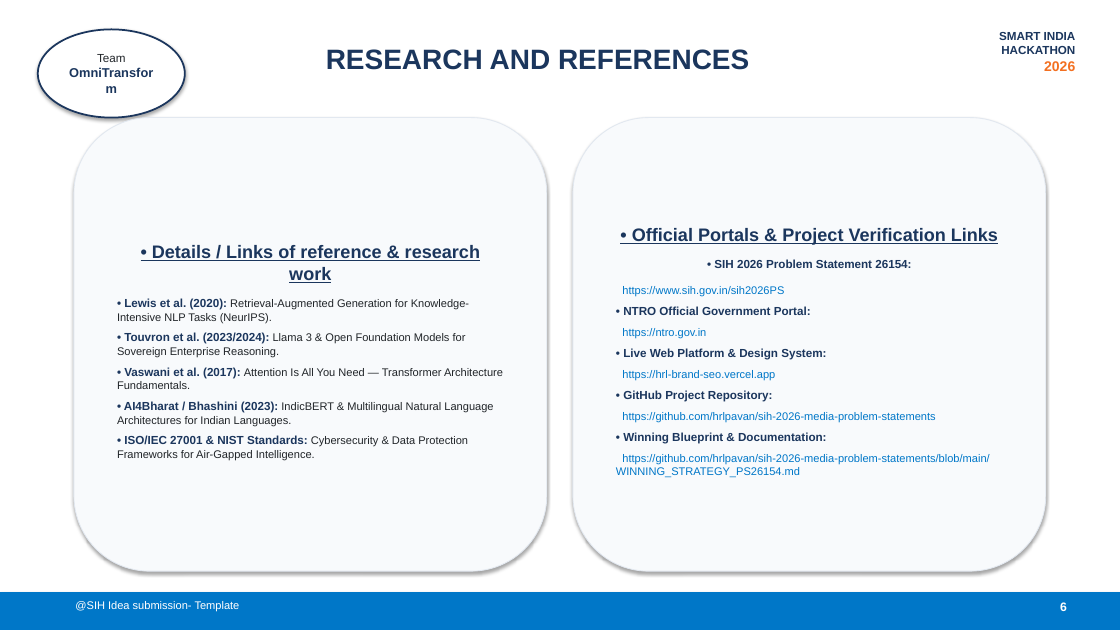
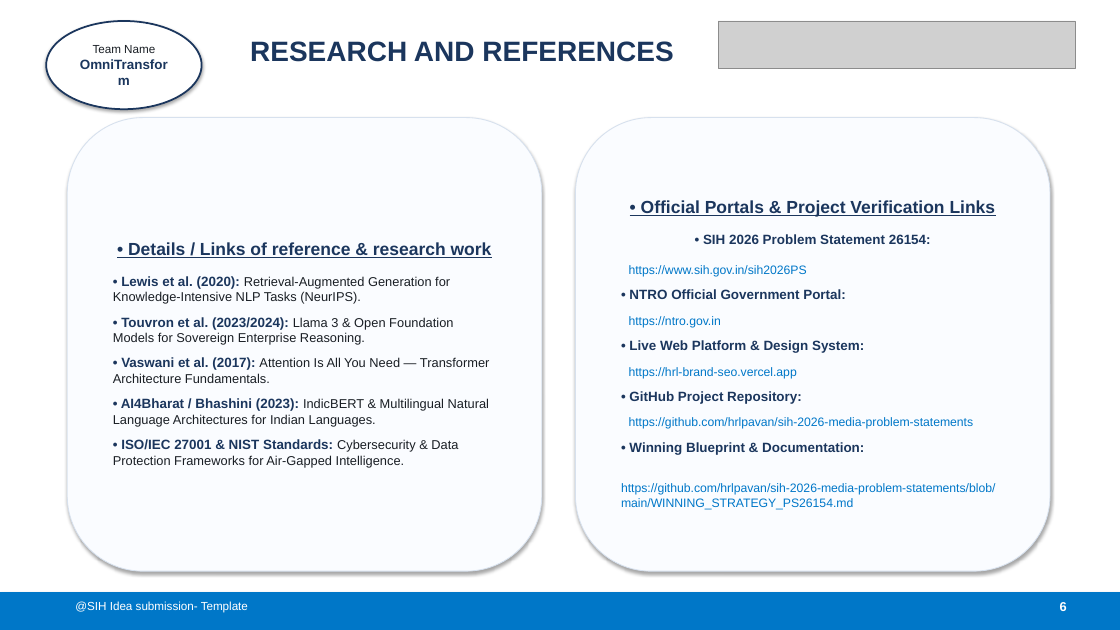
Before and after one commit to hrlpavan/sih-2026-media-problem-statements, a slide deck: slide 6 of SIH2026_Idea_Presentation_PS26154.pptx. Drawn at 1120x630 pixels with LibreOffice and Linux fonts; fonts in the diff are those of the drawing; grey boxes stand for pictures. Boxes give left, top, right and bottom in pixels: in the first picture for what was removed or moved away, otherwise in the second. Text is boxed around its words. In the diff, an @@ line names an element or a change of style, - is before the commit and + after.

Commit message:
Update official SIH 2026 presentation with official banner image, large readable typography, and strict zero-emoji formatting

```diff
--- a/SIH2026_Idea_Presentation_PS26154.pptx
+++ b/SIH2026_Idea_Presentation_PS26154.pptx
@@ ellipse "Team Name" resized from (x1=38, y1=29, x2=185, y2=118) to (x1=46, y1=21, x2=202, y2=109) @@
@@ ellipse "Team Name" at (x1=46, y1=21, x2=202, y2=109): size 11 to 11.5 pt in "OmniTransform" @@
@@ text "RESEARCH AND REFERENCES" moved from (x1=326, y1=49, x2=749, y2=70) to (x1=250, y1=41, x2=673, y2=62) @@
@@ picture added at (x1=718, y1=21, x2=1075, y2=68) @@
@@ text in ellipse at (x1=93, y1=45, x2=155, y2=53): text changed; text colour #212529 to #191E24 @@
-Team
+Team Name
@@ text removed at (x1=999, y1=32, x2=1076, y2=54) @@
-SMART INDIA
-HACKATHON
-2026
@@ rounded rectangle "• Details / Links of ..." moved from (x1=74, y1=118, x2=547, y2=571) to (x1=67, y1=118, x2=542, y2=571) @@
@@ rounded rectangle "• Details / Links of ..." at (x1=67, y1=118, x2=542, y2=571): size 15.5 to 15 pt in "• Details / Links of reference & ..."; size 10 to 11.5 pt in "• Lewis et al. (2020):", "• Touvron et al. (2023/2024):", "• Vaswani et al. (2017):", "• AI4Bharat / Bhashini (2023):" and 1 more places; size 9.5 to 11 pt, text colour #212529 to #191E24 in "Retrieval-Augmented Generation for Knowledge-Intensive NLP T ...", "Llama 3 & Open Foundation Models for ...", "Attention Is All You Need — Transformer ...", "IndicBERT & Multilingual Natural Language Architectures for ..." and 1 more places; more space between paragraphs; fill #F8FAFC to #FAFCFF; outline #E2E8F0 0.75 pt to #D7E1EE 0.75 pt @@
@@ rounded rectangle "• Official Portals & Project ..." moved from (x1=573, y1=118, x2=1046, y2=571) to (x1=576, y1=118, x2=1050, y2=571) @@
@@ rounded rectangle "• Official Portals & Project ..." at (x1=576, y1=118, x2=1050, y2=571): size 15.5 to 15 pt in "• Official Portals & Project Verification Links"; size 10 to 11.5 pt in "• SIH 2026 Problem Statement 26154:", "• NTRO Official Government Portal:", "• Live Web Platform & Design System:", "• GitHub Project Repository:" and 1 more places; size 9.5 to 10.5 pt in "https://www.sih.gov.in/sih2026PS", "https://ntro.gov.in", "https://hrl-brand-seo.vercel.app", "https://github.com/hrlpavan/sih-2026-media-problem-statement ..." and 1 more places; more space between paragraphs; fill #F8FAFC to #FAFCFF; outline #E2E8F0 0.75 pt to #D7E1EE 0.75 pt @@
@@ text "@SIH Idea submission- Template" at (x1=75, y1=601, x2=248, y2=613): size 9.5 to 10 pt @@
```
Also in this commit, not shown: 5 other slides changed, 2 other files.
